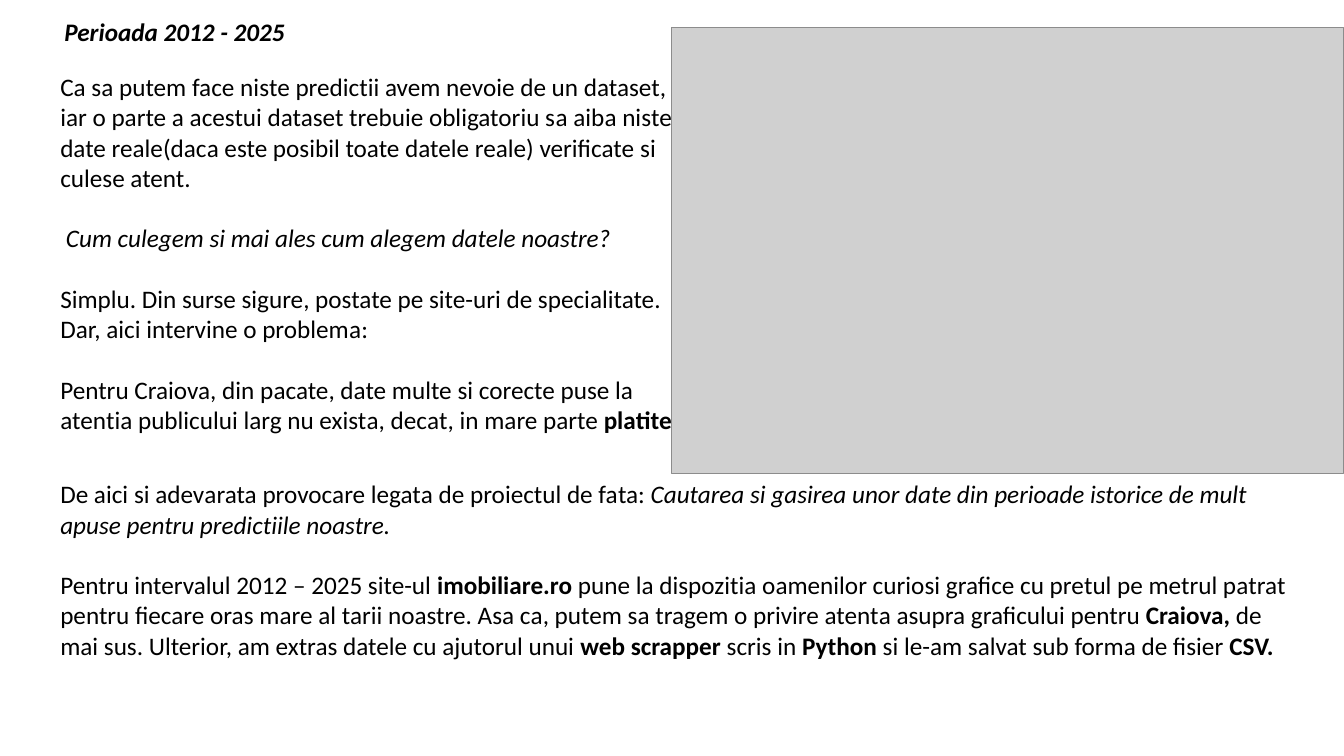
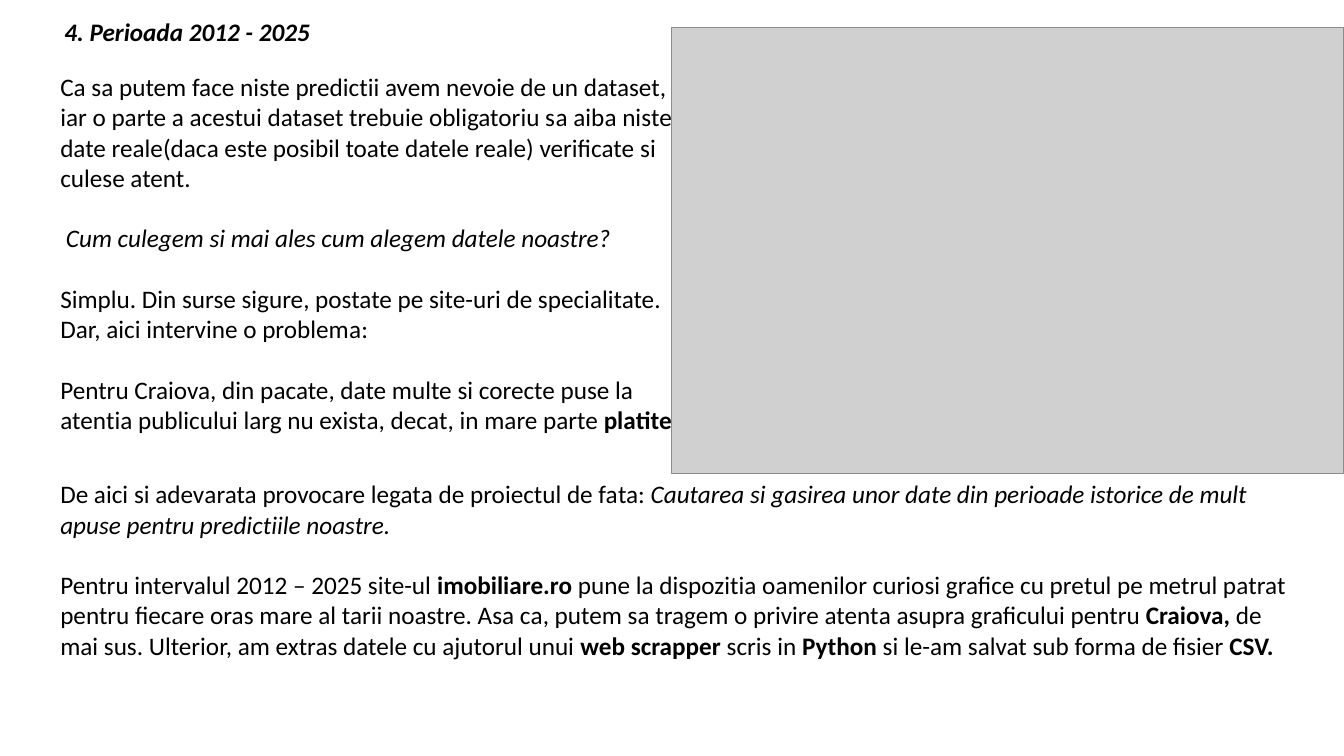
Before and after one commit to andrei-necsulea/Apartment_Prices_Prediction, a slide deck: slide 6 of Apartment_Prices_Craiova.pptx (slide 3 before the commit). Drawn at 1344x756 pixels with LibreOffice and Linux fonts; fonts in the diff are those of the drawing; grey boxes stand for pictures. Boxes give left, top, right and bottom in pixels: in the first picture for what was removed or moved away, otherwise in the second. Text is boxed around its words. In the diff, an @@ line names an element or a change of style, - is before the commit and + after.

```diff
--- a/Apartment_Prices_Craiova.pptx
+++ b/Apartment_Prices_Craiova.pptx
@@ text at [64,23,310,42]: text changed @@
-Perioada 2012 - 2025
+4. Perioada 2012 - 2025
```
Also in this commit, not shown: 5 other slides changed, 7 slides added, 1 other file.
